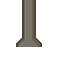
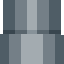
Revision of a layered w=64, h=64 image; what changed, layer by layer:
removed layer "Layer 2" over 19, 0, 42, 47
painted on "Layer 1" over 0, 0, 64, 64
